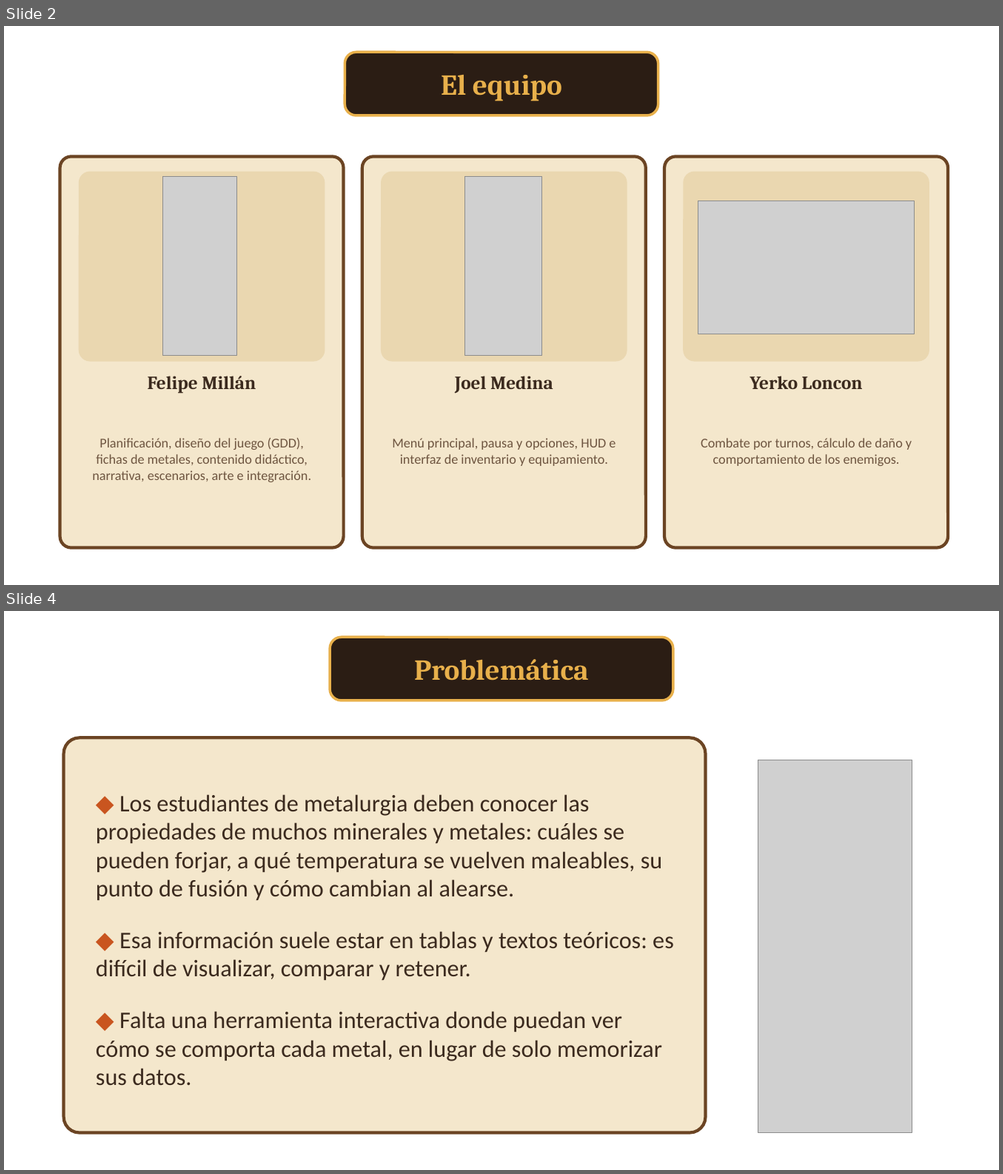
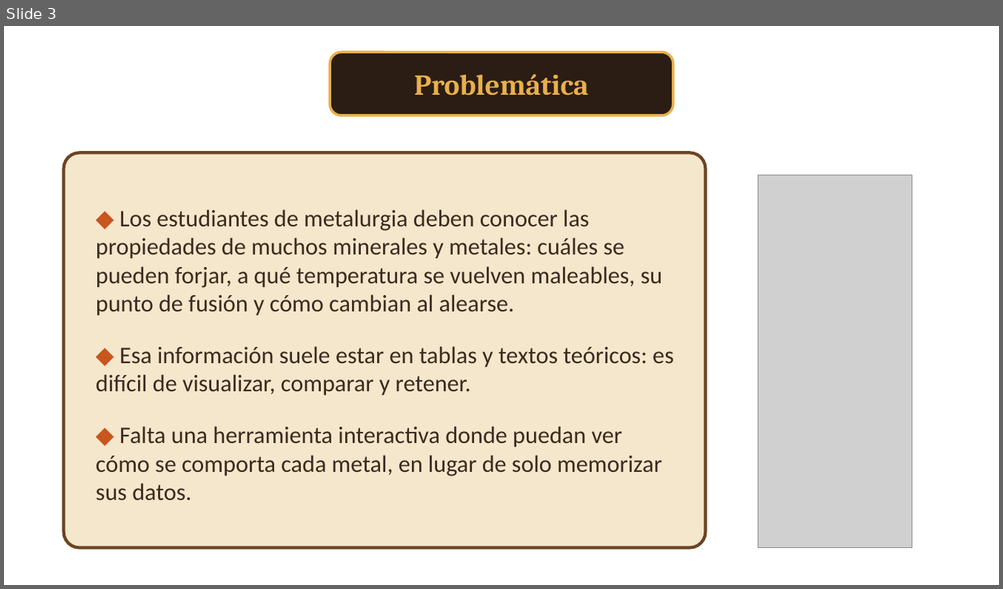
Before and after one commit to jjmmcode/CAPSTONE-G6-2026-02, a slide deck: Fase 1/Evidencias Grupales/Presentación idea de proyecto.pptx. Shown one above the other, each under a label of ours: slides 2 and 4 before the commit, slide 3 after it; the slides between them are not shown. The pictures are 1003x1174 and 1003x589 pixels, drawn with LibreOffice and Linux fonts; fonts in the diff are those of the drawing; grey boxes stand for pictures; background and template pictures are left out. Boxes give left, top, right and bottom in pixels: in the first picture for what was removed or moved away, otherwise in the second. Text is boxed around its words. In the diff, an @@ line names an element or a change of style, - is before the commit and + after.

```diff
--- a/Fase 1/Evidencias Grupales/Presentación idea de proyecto.pptx
+++ b/Fase 1/Evidencias Grupales/Presentación idea de proyecto.pptx
@@ slide 2 removed at [4, 26, 999, 585], background picture (left out) @@
@@ rounded rectangle removed at [345, 52, 658, 116] @@
@@ text removed at [441, 75, 562, 101] @@
-El equipo
@@ rounded rectangle removed at [60, 156, 344, 548] @@
@@ rounded rectangle removed at [362, 156, 646, 548] @@
@@ rounded rectangle removed at [664, 156, 948, 548] @@
@@ rounded rectangle removed at [79, 172, 325, 362] @@
@@ picture removed at [163, 177, 237, 356] @@
@@ rounded rectangle removed at [381, 172, 627, 362] @@
@@ picture removed at [465, 177, 542, 356] @@
@@ rounded rectangle removed at [683, 172, 929, 362] @@
@@ picture removed at [698, 201, 914, 335] @@
@@ text removed at [148, 376, 256, 394] @@
-Felipe Millán
@@ text removed at [455, 376, 553, 394] @@
-Joel Medina
@@ text removed at [750, 376, 862, 389] @@
-Yerko Loncon
@@ text removed at [92, 438, 311, 483] @@
-Planificación, diseño del juego (GDD), fichas de metales, contenido didáctico, narrativa, escenarios, arte e integración.
@@ text removed at [392, 438, 615, 466] @@
-Menú principal, pausa y opciones, HUD e interfaz de inventario y equipamiento.
@@ text removed at [700, 438, 911, 466] @@
-Combate por turnos, cálculo de daño y comportamiento de los enemigos.
@@ what was slide 4 is now slide 3 @@
```
Also in this commit, not shown: 10 slides changed, 6 slides added, 3 other slides removed, 1 other file.
